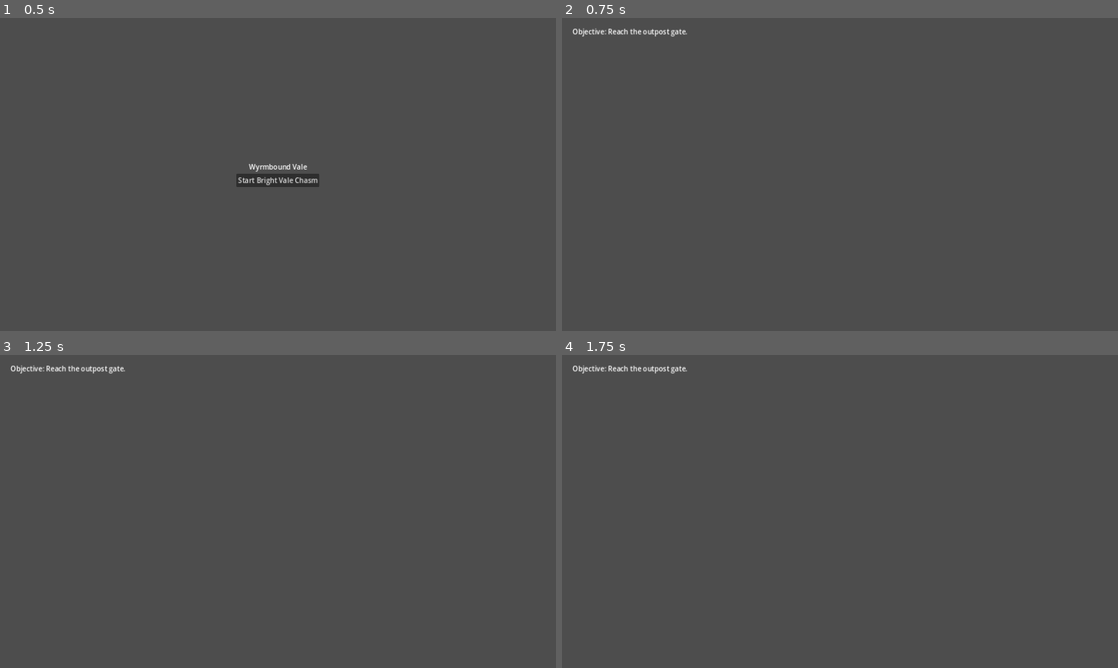
Above: before the commit, frames 1-4 (two rows, left to right).
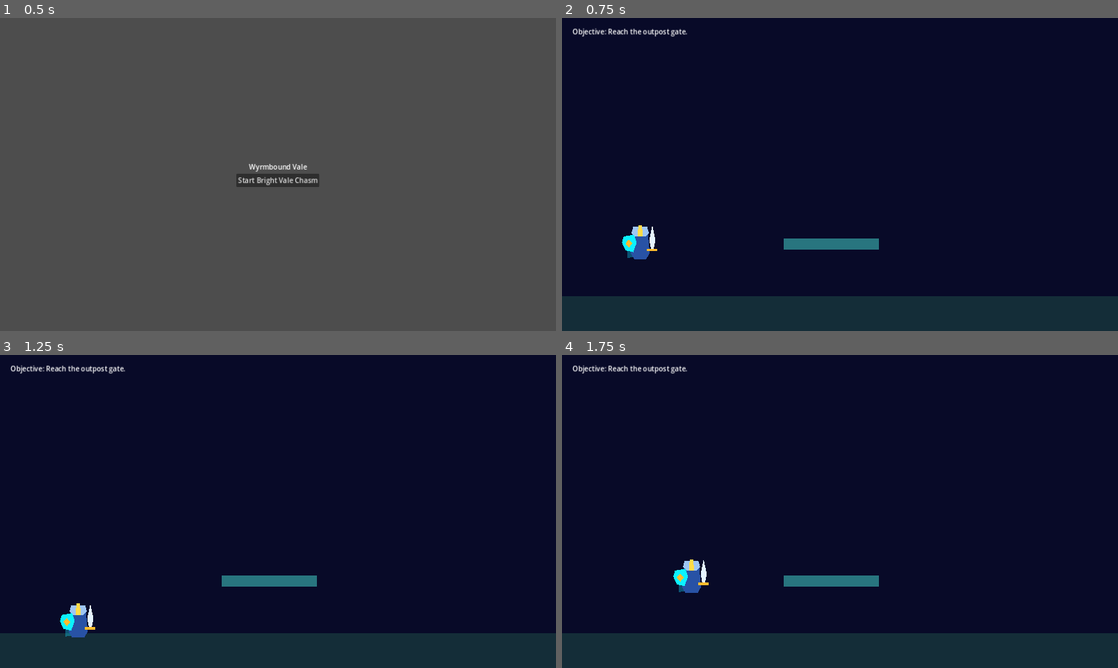
Above: after the commit, the same moments.

Repository: openrunt/distromod
Game: Godot game, scene res://scenes/boot/Boot.tscn
Two runs of this game, one before a commit and one after it. Both use one fixed random seed, a clock stepped at 60 frames per second and the inputs below.
Inputs:
- Up to frame 1 (0.5 s): no input
- Up to frame 2 (0.75 s): click "Start Bright Vale Chasm" at 0.5 s
- Up to frame 3 (1.25 s): no input
- Up to frame 4 (1.75 s): tap Enter (ui_accept) at 1.25 s; hold D (move_right) from 1.28 s (still down); tap Space (jump) at 1.35, 1.52 s

Frame 1 is identical in both runs. In frame 2, 100% of the frame differs, in the area x 0-100%, y 0-100%; in frame 3, 100%; in frame 4, 100%.

Commit message:
Build Wyrmbound milestone one Knight slice

Diff:
--- /dev/null
+++ b/game/godot/scenes/actors/Knight.tscn
@@ -0,0 +1,52 @@
+[gd_scene load_steps=3 format=3]
+
+[ext_resource type="Script" path="res://scripts/actors/Knight.gd" id="1_knight"]
+
+[sub_resource type="RectangleShape2D" id="RectangleShape2D_knight"]
+size = Vector2(36, 58)
+
+[node name="Knight" type="CharacterBody2D" groups=["player"]]
+position = Vector2(180, 520)
+script = ExtResource("1_knight")
+
+[node name="CollisionShape2D" type="CollisionShape2D" parent="."]
+position = Vector2(0, -29)
+shape = SubResource("RectangleShape2D_knight")
+
+[node name="Visual" type="Node2D" parent="."]
+
+[node name="CapeGlow" type="Polygon2D" parent="Visual"]
+color = Color(0.0823529, 0.85098, 1, 0.35)
+polygon = PackedVector2Array(-28, -38, -12, -42, -8, 4, -30, 8)
+
+[node name="ArmorBody" type="Polygon2D" parent="Visual"]
+color = Color(0.156863, 0.321569, 0.65098, 1)
+polygon = PackedVector2Array(-18, -48, 18, -48, 22, -4, 14, 10, -14, 10, -22, -4)
+
+[node name="Helmet" type="Polygon2D" parent="Visual"]
+color = Color(0.62, 0.78, 0.96, 1)
+polygon = PackedVector2Array(-16, -64, 16, -64, 20, -50, 12, -42, -12, -42, -20, -50)
+
+[node name="HelmetShine" type="Polygon2D" parent="Visual"]
+color = Color(1, 0.86, 0.28, 1)
+polygon = PackedVector2Array(-4, -68, 4, -68, 6, -42, -6, -42)
+
+[node name="Shield" type="Polygon2D" parent="Visual"]
+position = Vector2(-24, -26)
+color = Color(0.05, 0.95, 1, 1)
+polygon = PackedVector2Array(-14, -16, 10, -20, 16, -2, 8, 20, -10, 16, -18, -2)
+
+[node name="ShieldEmblem" type="Polygon2D" parent="Visual"]
+position = Vector2(-24, -26)
+color = Color(1, 0.74, 0.18, 1)
+polygon = PackedVector2Array(-2, -9, 6, 0, -2, 10, -10, 0)
+
+[node name="Sword" type="Polygon2D" parent="Visual"]
+position = Vector2(28, -30)
+color = Color(0.9, 0.96, 1, 1)
+polygon = PackedVector2Array(0, -38, 7, -4, 3, 18, -3, 18, -7, -4)
+
+[node name="SwordHilt" type="Polygon2D" parent="Visual"]
+position = Vector2(28, -30)
+color = Color(1, 0.74, 0.18, 1)
+polygon = PackedVector2Array(-12, 16, 12, 16, 12, 22, -12, 22)
--- a/game/godot/scenes/realms/BrightValeChasm.tscn
+++ b/game/godot/scenes/realms/BrightValeChasm.tscn
@@ -1,9 +1,42 @@
-[gd_scene load_steps=3 format=3]
+[gd_scene load_steps=6 format=3]
 
 [ext_resource type="Script" path="res://scripts/realms/RealmController.gd" id="1_realm"]
 [ext_resource type="PackedScene" path="res://scenes/ui/ArcadeHUD.tscn" id="2_hud"]
+[ext_resource type="PackedScene" path="res://scenes/actors/Knight.tscn" id="3_knight"]
+
+[sub_resource type="RectangleShape2D" id="RectangleShape2D_ground"]
+size = Vector2(1280, 80)
+
+[sub_resource type="RectangleShape2D" id="RectangleShape2D_platform"]
+size = Vector2(220, 26)
 
 [node name="BrightValeChasm" type="Node2D"]
 script = ExtResource("1_realm")
 
+[node name="Sky" type="Polygon2D" parent="."]
+color = Color(0.0352941, 0.0392157, 0.16, 1)
+polygon = PackedVector2Array(0, 0, 1280, 0, 1280, 720, 0, 720)
+
+[node name="Ground" type="StaticBody2D" parent="."]
+position = Vector2(640, 680)
+
+[node name="GroundShape" type="CollisionShape2D" parent="Ground"]
+shape = SubResource("RectangleShape2D_ground")
+
+[node name="GroundVisual" type="Polygon2D" parent="Ground"]
+color = Color(0.08, 0.18, 0.22, 1)
+polygon = PackedVector2Array(-640, -40, 640, -40, 640, 40, -640, 40)
+
+[node name="TrainingPlatform" type="StaticBody2D" parent="."]
+position = Vector2(620, 520)
+
+[node name="PlatformShape" type="CollisionShape2D" parent="TrainingPlatform"]
+shape = SubResource("RectangleShape2D_platform")
+
+[node name="PlatformVisual" type="Polygon2D" parent="TrainingPlatform"]
+color = Color(0.16, 0.46, 0.5, 1)
+polygon = PackedVector2Array(-110, -13, 110, -13, 110, 13, -110, 13)
+
+[node name="Knight" parent="." instance=ExtResource("3_knight")]
+
 [node name="ArcadeHUD" parent="." instance=ExtResource("2_hud")]
--- /dev/null
+++ b/game/godot/scripts/actors/Knight.gd
@@ -0,0 +1,25 @@
+extends CharacterBody2D
+
+@export var run_speed: float = 320.0
+@export var acceleration: float = 1800.0
+@export var friction: float = 2200.0
+@export var jump_velocity: float = -560.0
+@export var gravity: float = 1600.0
+
+func _physics_process(delta: float) -> void:
+	var direction := Input.get_axis("move_left", "move_right")
+
+	if direction != 0.0:
+		velocity.x = move_toward(velocity.x, direction * run_speed, acceleration * delta)
+	else:
+		velocity.x = move_toward(velocity.x, 0.0, friction * delta)
+
+	if not is_on_floor():
+		velocity.y += gravity * delta
+	elif Input.is_action_just_pressed("jump"):
+		velocity.y = jump_velocity
+
+	if direction != 0.0:
+		$Visual.scale.x = sign(direction)
+
+	move_and_slide()
Not shown, added: AGENTS.md
Not shown, changed: scripts/create_wyrmbound_godot_scaffold.sh
